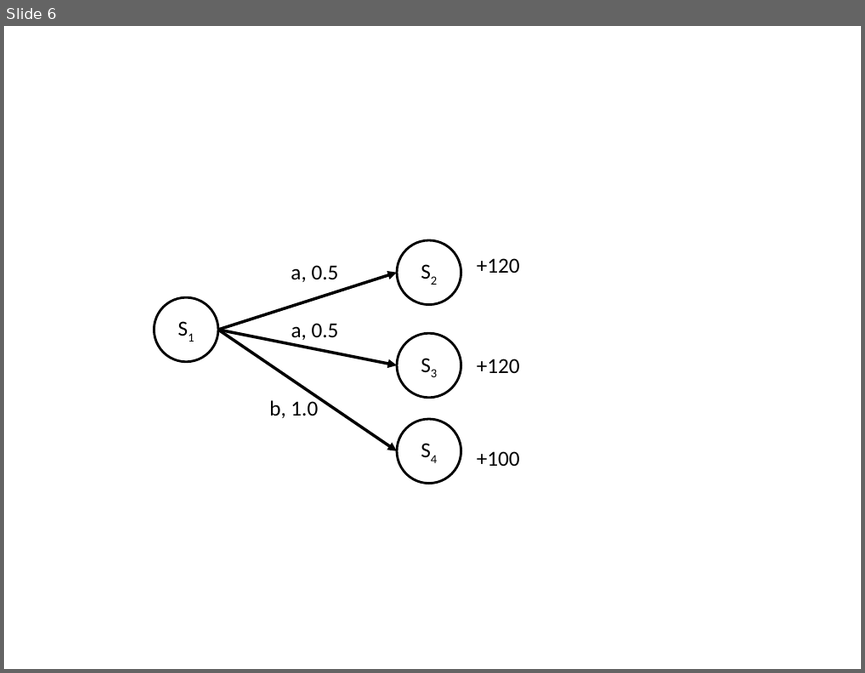
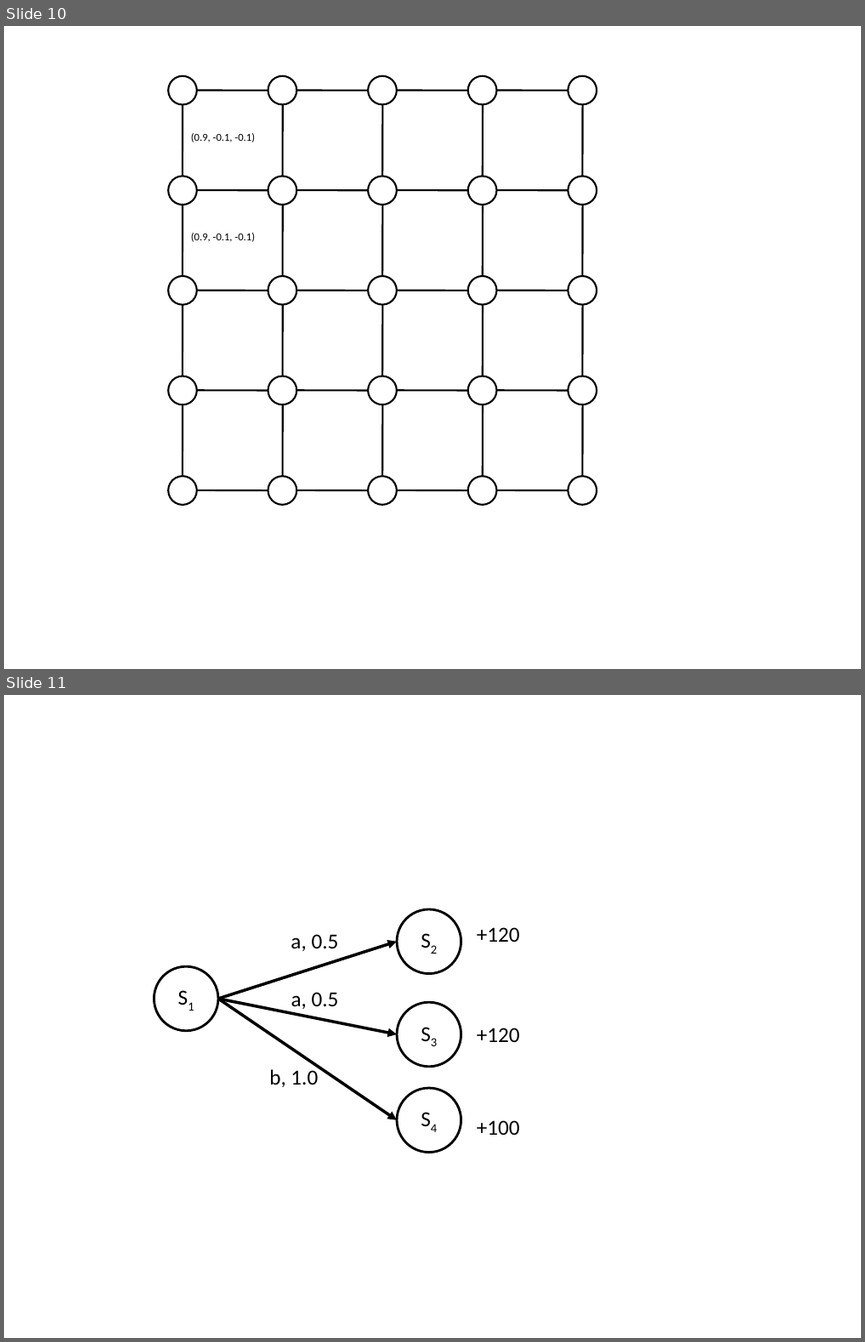
Before and after one commit to lono175/Thesis, a slide deck: figures/figures.pptx. Shown one above the other, each under a label of ours: slide 6 before the commit, slides 10 and 11 after it. The pictures are 865x673 and 865x1342 pixels, drawn with LibreOffice and Linux fonts; fonts in the diff are those of the drawing. Boxes give left, top, right and bottom in pixels: in the first picture for what was removed or moved away, otherwise in the second. Text is boxed around its words. In the diff, an @@ line names an element or a change of style, - is before the commit and + after.

```diff
--- a/figures/figures.pptx
+++ b/figures/figures.pptx
@@ slide 10 added at [4, 26, 861, 669], background #FFFFFF @@
@@ ellipse added at [169, 75, 197, 104], fill #FFFFFF, outline #000000 1.5 pt @@
@@ group added at [197, 75, 596, 104]: 4 ellipses, 4 lines @@
@@ line added from (182, 105) to (182, 176), #000000 1.5 pt @@
@@ group added at [283, 105, 582, 176]: 4 lines @@
@@ text added at [191, 133, 255, 142], 9 pt, text #000000 @@
+(0.9, -0.1, -0.1)
@@ ellipse added at [169, 176, 197, 204], fill #FFFFFF, outline #000000 1.5 pt @@
@@ group added at [197, 176, 596, 204]: 4 ellipses, 4 lines @@
@@ line added from (182, 205) to (182, 276), #000000 1.5 pt @@
@@ group added at [283, 204, 582, 276]: 4 lines @@
@@ text added at [191, 233, 255, 242], 9 pt, text #000000 @@
+(0.9, -0.1, -0.1)
@@ ellipse added at [169, 276, 197, 305], fill #FFFFFF, outline #000000 1.5 pt @@
@@ line added from (182, 305) to (182, 375), #000000 1.5 pt @@
@@ group added at [197, 276, 596, 305]: 4 ellipses, 4 lines @@
@@ group added at [283, 305, 582, 375]: 4 lines @@
@@ ellipse added at [169, 375, 197, 404], fill #FFFFFF, outline #000000 1.5 pt @@
@@ line added from (182, 405) to (182, 476), #000000 1.5 pt @@
@@ group added at [197, 375, 596, 404]: 4 ellipses, 4 lines @@
@@ group added at [283, 405, 582, 476]: 4 lines @@
@@ ellipse added at [169, 476, 197, 504], fill #FFFFFF, outline #000000 1.5 pt @@
@@ group added at [197, 476, 596, 504]: 4 ellipses, 4 lines @@
@@ what was slide 6 is now slide 11 @@
```
Also in this commit, not shown: 4 other slides added, 4 other files.
